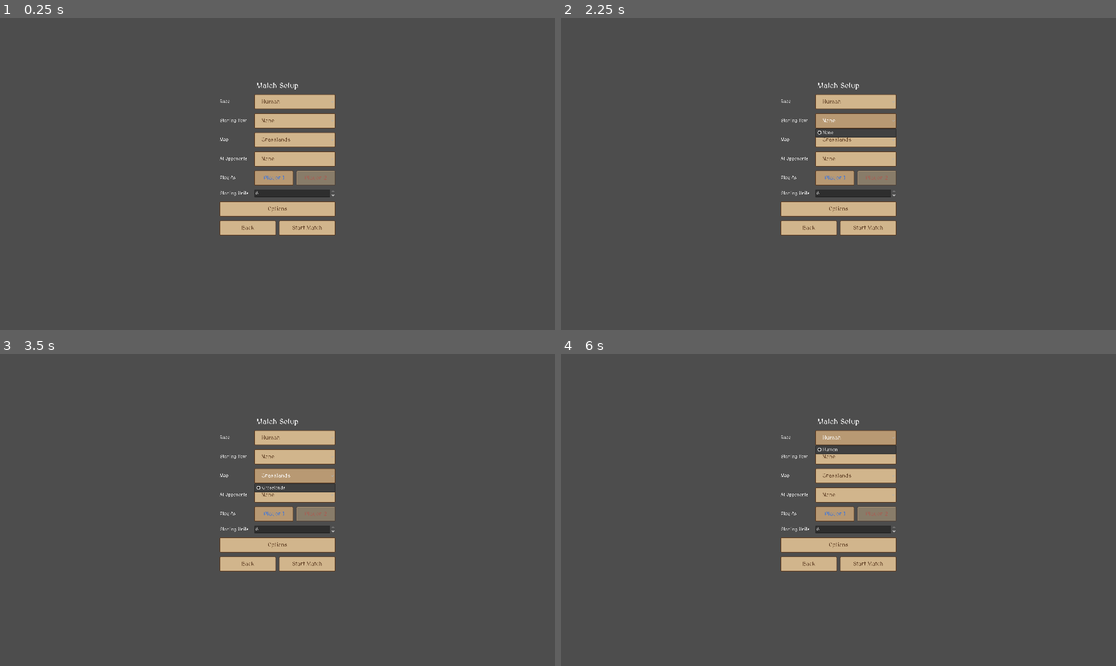
Above: before the commit, frames 1-4 (two rows, left to right).
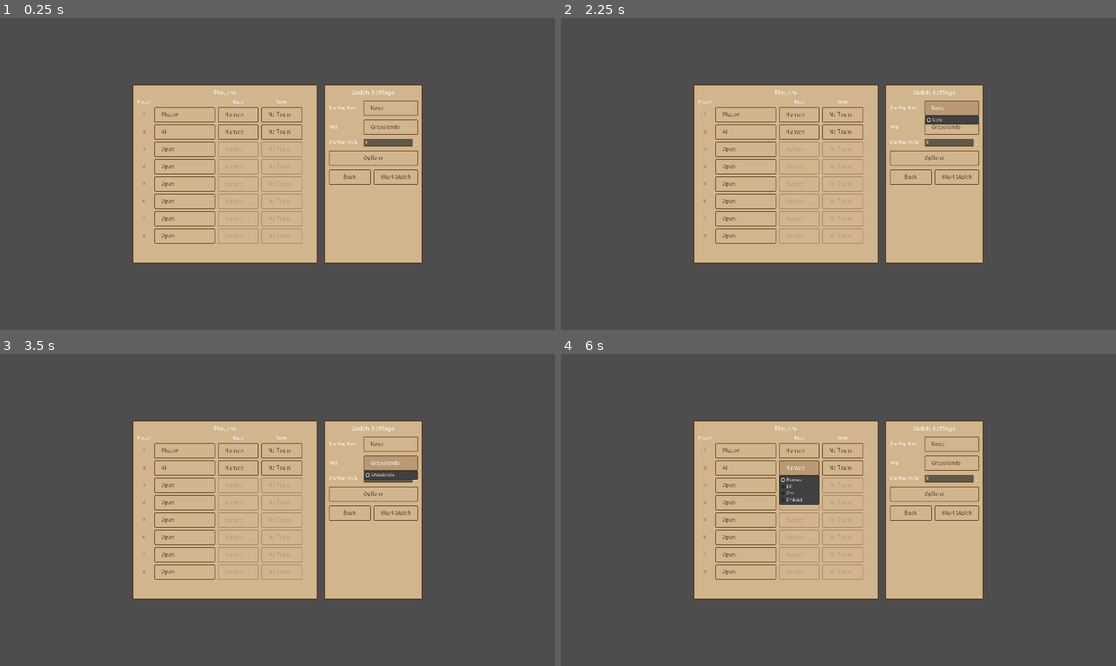
Above: after the commit, the same moments.

Repository: wesleywesleyadams-debug/Aegis-Matrix
Game: Godot game, scene res://scenes/Lobby.tscn
Two runs of this game, one before a commit and one after it. Both use one fixed random seed, a clock stepped at 60 frames per second and the inputs below. This scene is started directly instead of the project's main scene.
Inputs (mouse positions are in pixels of both pictures, inside the frame that each line leads up to):
- Up to frame 1 (0.25 s): no input
- Up to frame 2 (2.25 s): click "Human" at 0.5 s; click (744, 114) at 1.25 s, where only the run after the commit has a clickable "Player"; click "None" at 2 s
- Up to frame 3 (3.5 s): click "Grasslands" at 2.75 s
- Up to frame 4 (6 s): click (844, 450) at 3.5 s, where only the run after the commit has a clickable "No Team"; click (744, 469) at 4.25 s, where only the run after the commit has a clickable "AI"; click (832, 513) at 5 s, where only the run before the commit has a clickable "Player 1"; click "Human" at 5.75 s

The runs differ from the first frame. In frame 1, 26% of the frame differs, in the area x 23-77%, y 20-79%; in frame 2, 26%; in frame 3, 26%; in frame 4, 26%.

Commit message:
Reconfigure lobby into a Players panel + Match Settings panel
Match Setup -> "Match Settings", moved to its own panel on the right
(Starting Item/Map/Starting Units/Options/Back/Start, same as before).

New Players panel on the left, AoE-style: 8 slot rows, each with a
Player number badge, a slot-type dropdown (username/AI/Open,
replacing the old Play As toggle), a Race dropdown, and a Team
dropdown. Selections persist via a new GameState.player_slots array
the same way every other lobby setting does.

Only slots 1/2 map to an actual in-match faction right now (see
RTSController._assign_players) -- slots 3-8's race/team/AI choices
are captured for a future multi-opponent/team system that doesn't
exist yet, the same placeholder status Starting Item/Map already had.

Co-Authored-By: Claude Sonnet 5 <noreply@anthropic.com>

Diff:
--- a/scenes/Lobby.tscn
+++ b/scenes/Lobby.tscn
@@ -9,144 +9,142 @@
 anchor_bottom = 1.0
 script = ExtResource("1_lobby")
 
-[node name="VBox" type="VBoxContainer" parent="."]
+[node name="MainHBox" type="HBoxContainer" parent="."]
 layout_mode = 1
 anchors_preset = 8
 anchor_left = 0.5
 anchor_right = 0.5
 anchor_top = 0.5
 anchor_bottom = 0.5
-offset_left = -200.0
-offset_top = -320.0
-offset_right = 200.0
-offset_bottom = 320.0
+offset_left = -502.0
+offset_top = -310.0
+offset_right = 502.0
+offset_bottom = 310.0
+theme_override_constants/separation = 24
+
+[node name="PlayersPanel" type="Panel" parent="MainHBox"]
+custom_minimum_size = Vector2(640, 0)
+layout_mode = 2
+
+[node name="PlayersVBox" type="VBoxContainer" parent="MainHBox/PlayersPanel"]
+layout_mode = 0
+offset_left = 16.0
+offset_top = 16.0
+offset_right = 624.0
+offset_bottom = 604.0
+theme_override_constants/separation = 10
+
+[node name="PlayersTitle" type="Label" parent="MainHBox/PlayersPanel/PlayersVBox"]
+layout_mode = 2
+horizontal_alignment = 1
+theme_override_font_sizes/font_size = 22
+text = "Players"
+
+[node name="PlayersGrid" type="GridContainer" parent="MainHBox/PlayersPanel/PlayersVBox"]
+layout_mode = 2
+theme_override_constants/h_separation = 10
+theme_override_constants/v_separation = 8
+columns = 4
+
+[node name="PlayerHeader" type="Label" parent="MainHBox/PlayersPanel/PlayersVBox/PlayersGrid"]
+custom_minimum_size = Vector2(50, 0)
+layout_mode = 2
+horizontal_alignment = 1
+text = "Player"
+
+[node name="SlotHeader" type="Label" parent="MainHBox/PlayersPanel/PlayersVBox/PlayersGrid"]
+custom_minimum_size = Vector2(210, 0)
+layout_mode = 2
+
+[node name="RaceHeader" type="Label" parent="MainHBox/PlayersPanel/PlayersVBox/PlayersGrid"]
+custom_minimum_size = Vector2(140, 0)
+layout_mode = 2
+horizontal_alignment = 1
+text = "Race"
+
+[node name="TeamHeader" type="Label" parent="MainHBox/PlayersPanel/PlayersVBox/PlayersGrid"]
+custom_minimum_size = Vector2(90, 0)
+layout_mode = 2
+horizontal_alignment = 1
+text = "Team"
+
+[node name="SettingsPanel" type="Panel" parent="MainHBox"]
+custom_minimum_size = Vector2(340, 0)
+layout_mode = 2
+
+[node name="SettingsVBox" type="VBoxContainer" parent="MainHBox/SettingsPanel"]
+layout_mode = 0
+offset_left = 16.0
+offset_top = 16.0
+offset_right = 324.0
+offset_bottom = 604.0
 theme_override_constants/separation = 14
 
-[node name="TitleLabel" type="Label" parent="VBox"]
+[node name="SettingsTitle" type="Label" parent="MainHBox/SettingsPanel/SettingsVBox"]
 layout_mode = 2
 horizontal_alignment = 1
-theme_override_font_sizes/font_size = 26
-text = "Match Setup"
+theme_override_font_sizes/font_size = 22
+text = "Match Settings"
 
-[node name="RaceRow" type="HBoxContainer" parent="VBox"]
+[node name="ItemRow" type="HBoxContainer" parent="MainHBox/SettingsPanel/SettingsVBox"]
 layout_mode = 2
 theme_override_constants/separation = 10
 
-[node name="Label" type="Label" parent="VBox/RaceRow"]
-layout_mode = 2
-custom_minimum_size = Vector2(110, 0)
-text = "Race"
-
-[node name="OptionButton" type="OptionButton" parent="VBox/RaceRow"]
-layout_mode = 2
-size_flags_horizontal = 3
-item_count = 1
-selected = 0
-popup/item_0/text = "Human"
-
-[node name="ItemRow" type="HBoxContainer" parent="VBox"]
-layout_mode = 2
-theme_override_constants/separation = 10
-
-[node name="Label" type="Label" parent="VBox/ItemRow"]
+[node name="Label" type="Label" parent="MainHBox/SettingsPanel/SettingsVBox/ItemRow"]
 layout_mode = 2
 custom_minimum_size = Vector2(110, 0)
 text = "Starting Item"
 
-[node name="OptionButton" type="OptionButton" parent="VBox/ItemRow"]
+[node name="OptionButton" type="OptionButton" parent="MainHBox/SettingsPanel/SettingsVBox/ItemRow"]
 layout_mode = 2
 size_flags_horizontal = 3
 item_count = 1
 selected = 0
 popup/item_0/text = "None"
 
-[node name="MapRow" type="HBoxContainer" parent="VBox"]
+[node name="MapRow" type="HBoxContainer" parent="MainHBox/SettingsPanel/SettingsVBox"]
 layout_mode = 2
 theme_override_constants/separation = 10
 
-[node name="Label" type="Label" parent="VBox/MapRow"]
+[node name="Label" type="Label" parent="MainHBox/SettingsPanel/SettingsVBox/MapRow"]
 layout_mode = 2
 custom_minimum_size = Vector2(110, 0)
 text = "Map"
 
-[node name="OptionButton" type="OptionButton" parent="VBox/MapRow"]
+[node name="OptionButton" type="OptionButton" parent="MainHBox/SettingsPanel/SettingsVBox/MapRow"]
 layout_mode = 2
 size_flags_horizontal = 3
 item_count = 1
 selected = 0
 popup/item_0/text = "Grasslands"
 
-[node name="AIRow" type="HBoxContainer" parent="VBox"]
+[node name="StartingUnitsRow" type="HBoxContainer" parent="MainHBox/SettingsPanel/SettingsVBox"]
 layout_mode = 2
 theme_override_constants/separation = 10
 
-[node name="Label" type="Label" parent="VBox/AIRow"]
-layout_mode = 2
-custom_minimum_size = Vector2(110, 0)
-text = "AI Opponents"
-
-[node name="OptionButton" type="OptionButton" parent="VBox/AIRow"]
-layout_mode = 2
-size_flags_horizontal = 3
-item_count = 1
-selected = 0
-popup/item_0/text = "None"
-
-[node name="PlayersRow" type="HBoxContainer" parent="VBox"]
-layout_mode = 2
-theme_override_constants/separation = 10
-
-[node name="Label" type="Label" parent="VBox/PlayersRow"]
-layout_mode = 2
-custom_minimum_size = Vector2(110, 0)
-text = "Play As"
-
-[node name="Player1Button" type="Button" parent="VBox/PlayersRow"]
-layout_mode = 2
-size_flags_horizontal = 3
-toggle_mode = true
-button_pressed = true
-theme_override_colors/font_color = Color(0.2, 0.45, 0.9, 1)
-theme_override_colors/font_pressed_color = Color(0.2, 0.45, 0.9, 1)
-theme_override_colors/font_hover_color = Color(0.2, 0.45, 0.9, 1)
-text = "Player 1"
-
-[node name="Player2Button" type="Button" parent="VBox/PlayersRow"]
-layout_mode = 2
-size_flags_horizontal = 3
-toggle_mode = true
-theme_override_colors/font_color = Color(0.85, 0.2, 0.2, 1)
-theme_override_colors/font_pressed_color = Color(0.85, 0.2, 0.2, 1)
-theme_override_colors/font_hover_color = Color(0.85, 0.2, 0.2, 1)
-text = "Player 2"
-
-[node name="StartingUnitsRow" type="HBoxContainer" parent="VBox"]
-layout_mode = 2
-theme_override_constants/separation = 10
-
-[node name="Label" type="Label" parent="VBox/StartingUnitsRow"]
+[node name="Label" type="Label" parent="MainHBox/SettingsPanel/SettingsVBox/StartingUnitsRow"]
 layout_mode = 2
 custom_minimum_size = Vector2(110, 0)
 text = "Starting Units"
 
-[node name="SpinBox" type="SpinBox" parent="VBox/StartingUnitsRow"]
+[node name="SpinBox" type="SpinBox" parent="MainHBox/SettingsPanel/SettingsVBox/StartingUnitsRow"]
 layout_mode = 2
 size_flags_horizontal = 3
 
-[node name="OptionsButton" type="Button" parent="VBox"]
+[node name="OptionsButton" type="Button" parent="MainHBox/SettingsPanel/SettingsVBox"]
 layout_mode = 2
 text = "Options"
 
-[node name="ButtonRow" type="HBoxContainer" parent="VBox"]
+[node name="ButtonRow" type="HBoxContainer" parent="MainHBox/SettingsPanel/SettingsVBox"]
 layout_mode = 2
 theme_override_constants/separation = 10
 
-[node name="BackButton" type="Button" parent="VBox/ButtonRow"]
+[node name="BackButton" type="Button" parent="MainHBox/SettingsPanel/SettingsVBox/ButtonRow"]
 layout_mode = 2
 size_flags_horizontal = 3
 text = "Back"
 
-[node name="StartButton" type="Button" parent="VBox/ButtonRow"]
+[node name="StartButton" type="Button" parent="MainHBox/SettingsPanel/SettingsVBox/ButtonRow"]
 layout_mode = 2
 size_flags_horizontal = 3
 text = "Start Match"
--- a/scripts/autoload/GameState.gd
+++ b/scripts/autoload/GameState.gd
@@ -22,8 +22,30 @@
 const MOB_PLAYER_ID: int = 4
 
 ## Which player the human controls -- 1 or 2. RTSController checks this
-## instead of hardcoding "player 1" for what can be selected/ordered.
+## instead of hardcoding "player 1" for what can be selected/ordered. Kept
+## in sync with player_slots (see below) by Lobby -- whichever slot is set
+## to "human" there is mirrored into this, since RTSController/Entity's
+## actual match logic only knows about a single human-controlled player id,
+## not the full per-slot lobby setup.
 var human_player_id: int = 1
+
+## Up to 8 pre-match player slots (see Lobby.gd's Players panel), one dict
+## per slot: {"slot_type": "human"/"ai"/"open", "race": String, "team": int
+## (1-4, or 0 for "No Team")}. Purely lobby-captured intent right now --
+## there's no AI opponent, race-differentiated units, or team-alliance
+## combat system yet for anything beyond the single human player (slot 1 by
+## default) and the one enemy side the match actually spawns (see
+## RTSController._assign_players), the same "wired up for real, not
+## implemented yet" placeholder status the old Race/AI Opponents fields had.
+const MAX_PLAYER_SLOTS: int = 8
+var player_slots: Array = _default_player_slots()
+
+static func _default_player_slots() -> Array:
+	var slots: Array = []
+	for i in MAX_PLAYER_SLOTS:
+		var slot_type := "human" if i == 0 else ("ai" if i == 1 else "open")
+		slots.append({"slot_type": slot_type, "race": "human", "team": 0})
+	return slots
 
 ## Persists across matches/scenes -- OptionsMenu's Visuals tab checkbox and
 ## RTSController's debug_grid (both the 'G' hotkey and its own _ready()
@@ -64,6 +86,7 @@
 	config.set_value("visuals", "ui_font", ui_font)
 	config.set_value("lobby", "starting_unit_count", starting_unit_count)
 	config.set_value("lobby", "human_player_id", human_player_id)
+	config.set_value("lobby", "player_slots", player_slots)
 	config.save(SETTINGS_PATH)
 
 ## Loads whatever was saved last, leaving each var's already-declared
@@ -79,3 +102,4 @@
 	ui_font = config.get_value("visuals", "ui_font", ui_font)
 	starting_unit_count = config.get_value("lobby", "starting_unit_count", starting_unit_count)
 	human_player_id = config.get_value("lobby", "human_player_id", human_player_id)
+	player_slots = config.get_value("lobby", "player_slots", player_slots)
--- a/scripts/ui/Lobby.gd
+++ b/scripts/ui/Lobby.gd
@@ -1,43 +1,69 @@
 extends Control
-## Pre-match setup screen. Race/Item/Map/AI are single-option placeholders
-## for now -- this prototype only has one race's worth of units, one map,
-## and no item or AI systems yet -- but they're wired up as real
-## OptionButtons so adding more options later is just adding entries, not
-## restructuring the screen. Starting Units and Play As are the controls
-## that actually change anything about the match right now.
+## Pre-match setup screen. Two panels: Players (left) lists up to
+## MAX_PLAYER_SLOTS pre-match slots, each with a slot-type/race/team choice
+## (see GameState.player_slots); Match Settings (right) holds the
+## match-wide options (Starting Item/Map/Starting Units are single-option
+## placeholders for now, same "wired up as real OptionButtons so adding
+## more options later is just adding entries" status the old Race/AI
+## Opponents fields had).
+##
+## Only slot 1 (the player) and slot 2 (the one opposing side the match
+## actually spawns -- see RTSController._assign_players) do anything right
+## now; slots 3-8's race/team/AI choices are captured here for a future
+## multi-opponent/team-combat system that doesn't exist yet, same as
+## Starting Item/Map already were placeholders.
+
+const RACE_OPTIONS: Array = [["human", "Human"], ["elf", "Elf"], ["orc", "Orc"], ["undead", "Undead"]]
+## Index i's team value; "No Team" is stored as team 0.
+const TEAM_OPTIONS: Array = [["1", 1], ["2", 2], ["3", 3], ["4", 4], ["No Team", 0]]
+## Purely a visual accent for each slot's player-number badge -- distinct
+## from Entity.PLAYER_COLORS (which only defines real gameplay colors for
+## players 1/2, plus the fixed Nature/Mob neutral factions) since slots
+## 3-8 here don't correspond to any actual in-match faction yet.
+const BADGE_COLORS: Array = [
+	Color(0.2, 0.45, 0.9), Color(0.85, 0.2, 0.2), Color(0.2, 0.7, 0.3), Color(0.85, 0.75, 0.2),
+	Color(0.6, 0.35, 0.8), Color(0.9, 0.55, 0.15), Color(0.3, 0.75, 0.75), Color(0.8, 0.4, 0.65),
+]
+## Dimmed badge color for a slot currently set to Open -- same "available,
+## not active" language as the old Play As buttons' UNSELECTED_MODULATE.
+const OPEN_BADGE_COLOR := Color(0.5, 0.45, 0.4)
 
 const MAX_STARTING_UNITS: int = 8
-## Faded look for the not-currently-chosen Play As button, so its team
-## color reads as "available" rather than "active" -- the active one stays
-## at full opacity.
-const UNSELECTED_MODULATE := Color(1, 1, 1, 0.45)
 
-@onready var starting_units_spinbox: SpinBox = $VBox/StartingUnitsRow/SpinBox
-@onready var player1_button: Button = $VBox/PlayersRow/Player1Button
-@onready var player2_button: Button = $VBox/PlayersRow/Player2Button
-@onready var start_button: Button = $VBox/ButtonRow/StartButton
-@onready var back_button: Button = $VBox/ButtonRow/BackButton
-@onready var options_button: Button = $VBox/OptionsButton
+@onready var players_grid: GridContainer = $MainHBox/PlayersPanel/PlayersVBox/PlayersGrid
+@onready var starting_units_spinbox: SpinBox = $MainHBox/SettingsPanel/SettingsVBox/StartingUnitsRow/SpinBox
+@onready var start_button: Button = $MainHBox/SettingsPanel/SettingsVBox/ButtonRow/StartButton
+@onready var back_button: Button = $MainHBox/SettingsPanel/SettingsVBox/ButtonRow/BackButton
+@onready var options_button: Button = $MainHBox/SettingsPanel/SettingsVBox/OptionsButton
 
-## Starts from whatever was last saved (see GameState.save_settings())
-## rather than always defaulting to Player 1, so a chosen "Play As" side
-## survives quitting and relaunching the game.
-var _human_player_id: int = GameState.human_player_id
+## The local player's OS username, shown as the slot-dropdown option for
+## "this slot is me" -- falls back to "Player" if the OS doesn't report one
+## (e.g. some non-Windows/Linux environments).
+var _username: String = ""
+
+## One entry per slot: {"badge": Label, "slot": OptionButton, "race":
+## OptionButton, "team": OptionButton}, in slot order -- built by
+## _populate_players_grid(), read back by _on_slot_selected/_save_slot.
+var _slot_rows: Array = []
 
 func _ready() -> void:
 	Music.play_track(Music.LOBBY_TRACK)
+	_username = OS.get_environment("USERNAME")
+	if _username.is_empty():
+		_username = OS.get_environment("USER")
+	if _username.is_empty():
+		_username = "Player"
+
 	starting_units_spinbox.min_value = 1
 	starting_units_spinbox.max_value = MAX_STARTING_UNITS
 	starting_units_spinbox.value = GameState.starting_unit_count
+	starting_units_spinbox.value_changed.connect(_on_starting_units_changed)
 
-	starting_units_spinbox.value_changed.connect(_on_starting_units_changed)
-	player1_button.pressed.connect(_on_player1_pressed)
-	player2_button.pressed.connect(_on_player2_pressed)
 	options_button.pressed.connect(OptionsMenu.open)
-	_update_play_as_visuals()
-
 	start_button.pressed.connect(_on_start_pressed)
 	back_button.pressed.connect(_on_back_pressed)
+
+	_populate_players_grid()
 
 ## Every lobby control saves immediately on change (not just when Start is
 ## pressed) so whatever was last set is still there even if the player
@@ -46,30 +72,113 @@
 	GameState.starting_unit_count = int(value)
 	GameState.save_settings()
 
-func _on_player1_pressed() -> void:
-	_human_player_id = 1
-	GameState.human_player_id = 1
+## Builds one row per slot in GameState.player_slots, below the header row
+## already in the scene -- GridContainer lays out direct children in
+## row-major order, so this just keeps appending cells.
+func _populate_players_grid() -> void:
+	for i in GameState.player_slots.size():
+		var slot: Dictionary = GameState.player_slots[i]
+
+		var badge := Label.new()
+		badge.text = str(i + 1)
+		badge.custom_minimum_size = Vector2(50, 0)
+		badge.horizontal_alignment = HORIZONTAL_ALIGNMENT_CENTER
+		badge.add_theme_color_override("font_color", BADGE_COLORS[i % BADGE_COLORS.size()])
+		players_grid.add_child(badge)
+
+		var slot_option := OptionButton.new()
+		slot_option.custom_minimum_size = Vector2(210, 0)
+		slot_option.add_item(_username)
+		slot_option.add_item("AI")
+		slot_option.add_item("Open")
+		slot_option.selected = _slot_type_index(slot["slot_type"])
+		players_grid.add_child(slot_option)
+
+		var race_option := OptionButton.new()
+		race_option.custom_minimum_size = Vector2(140, 0)
+		for pair in RACE_OPTIONS:
+			race_option.add_item(pair[1])
+		race_option.selected = _race_index(slot["race"])
+		players_grid.add_child(race_option)
+
+		var team_option := OptionButton.new()
+		team_option.custom_minimum_size = Vector2(90, 0)
+		for pair in TEAM_OPTIONS:
+			team_option.add_item(pair[0])
+		team_option.selected = _team_index(slot["team"])
+		players_grid.add_child(team_option)
+
+		var row := {"badge": badge, "slot": slot_option, "race": race_option, "team": team_option}
+		_slot_rows.append(row)
+		_update_row_visuals(i)
+
+		slot_option.item_selected.connect(_on_slot_selected.bind(i))
+		race_option.item_selected.connect(_on_race_selected.bind(i))
+		team_option.item_selected.connect(_on_team_selected.bind(i))
+
+func _slot_type_index(slot_type: String) -> int:
+	match slot_type:
+		"human": return 0
+		"ai": return 1
+		_: return 2
+
+func _race_index(race: String) -> int:
+	for i in RACE_OPTIONS.size():
+		if RACE_OPTIONS[i][0] == race:
+			return i
+	return 0
+
+func _team_index(team: int) -> int:
+	for i in TEAM_OPTIONS.size():
+		if TEAM_OPTIONS[i][1] == team:
+			return i
+	return TEAM_OPTIONS.size() - 1
+
+func _on_slot_selected(index: int, slot_index: int) -> void:
+	var slot_type: String = ["human", "ai", "open"][index]
+	GameState.player_slots[slot_index]["slot_type"] = slot_type
+	_sync_human_player_id()
+	_update_row_visuals(slot_index)
 	GameState.save_settings()
-	_update_play_as_visuals()
 
-func _on_player2_pressed() -> void:
-	_human_player_id = 2
-	GameState.human_player_id = 2
+func _on_race_selected(index: int, slot_index: int) -> void:
+	GameState.player_slots[slot_index]["race"] = RACE_OPTIONS[index][0]
 	GameState.save_settings()
-	_update_play_as_visuals()
 
-## Keeps the two Play As buttons acting like a single toggle (exactly one
-## pressed) and fades whichever isn't currently chosen, so the chosen
-## button's team-colored text reads as the active pick.
-func _update_play_as_visuals() -> void:
-	player1_button.button_pressed = _human_player_id == 1
-	player2_button.button_pressed = _human_player_id == 2
-	player1_button.modulate = Color.WHITE if _human_player_id == 1 else UNSELECTED_MODULATE
-	player2_button.modulate = Color.WHITE if _human_player_id == 2 else UNSELECTED_MODULATE
+func _on_team_selected(index: int, slot_index: int) -> void:
+	GameState.player_slots[slot_index]["team"] = TEAM_OPTIONS[index][1]
+	GameState.save_settings()
+
+## Dims (rather than hides -- GridContainer drops invisible children from
+## the grid flow entirely, which would shift every following row's cells
+## left by one column) a slot's race/team dropdowns and badge once it's set
+## to Open, since there's nothing meaningful to configure for an empty slot.
+func _update_row_visuals(slot_index: int) -> void:
+	var row: Dictionary = _slot_rows[slot_index]
+	var is_open: bool = GameState.player_slots[slot_index]["slot_type"] == "open"
+	row["race"].disabled = is_open
+	row["race"].modulate.a = 0.4 if is_open else 1.0
+	row["team"].disabled = is_open
+	row["team"].modulate.a = 0.4 if is_open else 1.0
+	row["badge"].add_theme_color_override(
+		"font_color", OPEN_BADGE_COLOR if is_open else BADGE_COLORS[slot_index % BADGE_COLORS.size()]
+	)
+
+## RTSController/Entity only know about a single human_player_id (1 or 2)
+## -- the two sides an actual match spawns (see
+## RTSController._assign_players) -- not the full 8-slot setup. Mirror
+## whichever of *those two* slots is "human" into it so match-start keeps
+## working exactly as before; slots 3-8 have no matching in-match faction
+## to control yet, so a "human" pick there is captured but doesn't change
+## who you actually play as.
+func _sync_human_player_id() -> void:
+	for i in range(mini(2, GameState.player_slots.size())):
+		if GameState.player_slots[i]["slot_type"] == "human":
+			GameState.human_player_id = i + 1
+			return
 
 func _on_start_pressed() -> void:
 	GameState.starting_unit_count = int(starting_units_spinbox.value)
-	GameState.human_player_id = _human_player_id
 	get_tree().change_scene_to_file("res://scenes/Main.tscn")
 
 func _on_back_pressed() -> void:
